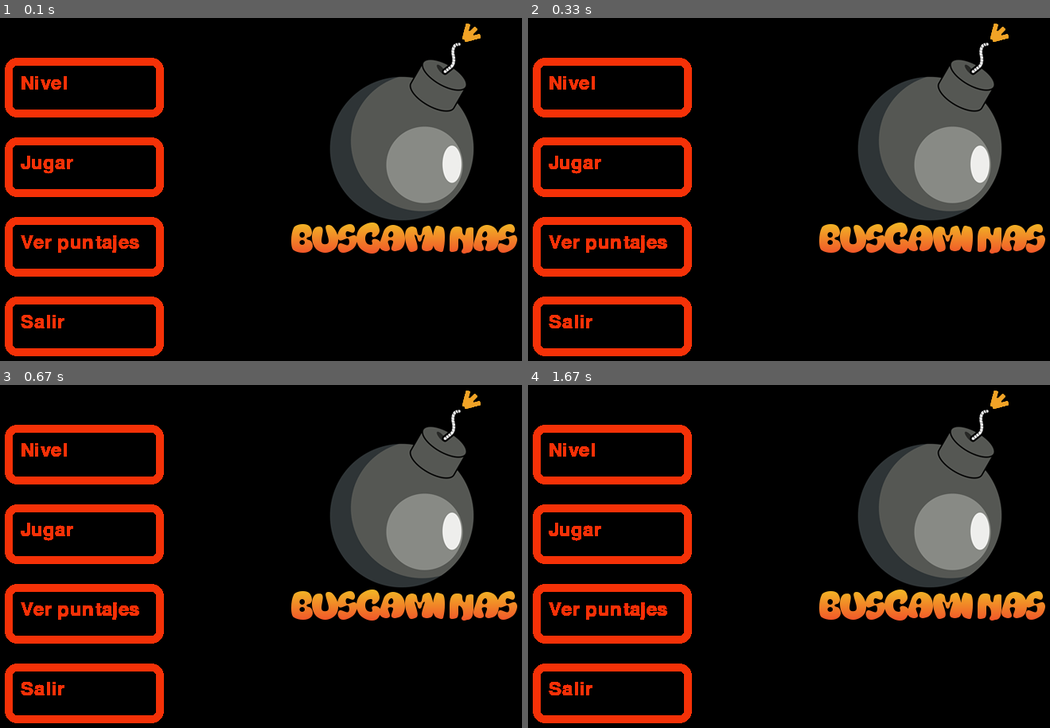
Above: before the commit, frames 1-4 (two rows, left to right).
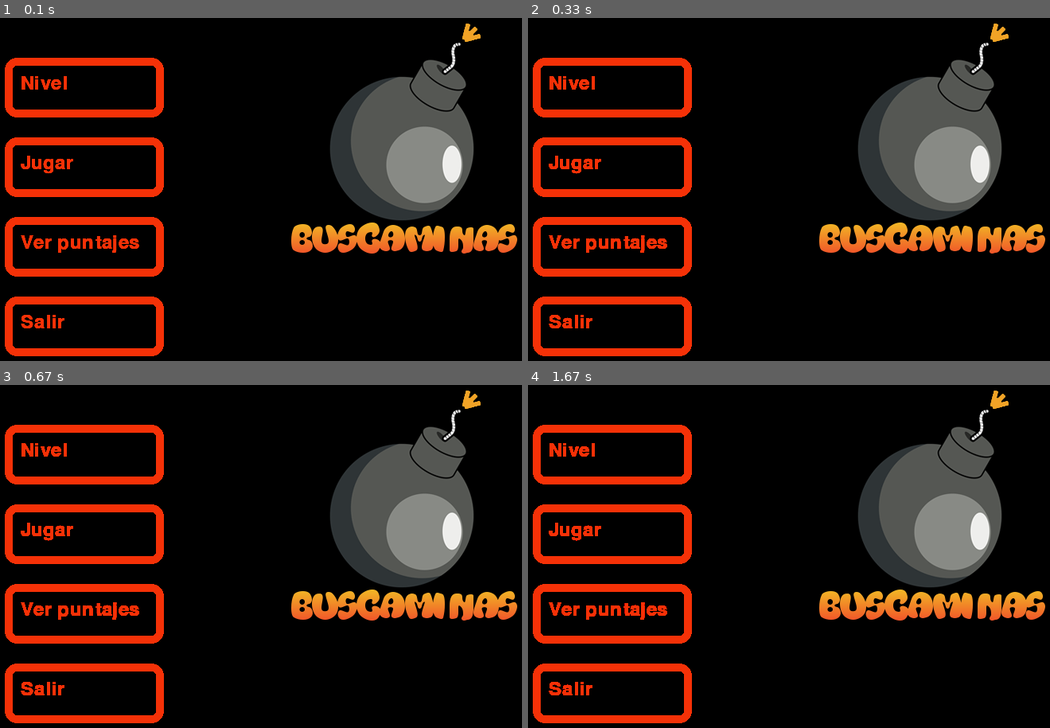
Above: after the commit, the same moments.

Repository: CristianEstMaida/pygame
Game: pygame game, started from segundo_parcial/juego_buscaminas.py
Two runs of this game, one before a commit and one after it. Both use one fixed random seed, a clock stepped at 60 frames per second and the inputs below.
Inputs:
- Up to frame 1 (0.1 s): no input
- Up to frame 2 (0.33 s): no input
- Up to frame 3 (0.67 s): no input
- Up to frame 4 (1.67 s): no input

The runs differ from the first frame. In frame 1, 0.1% of the frame differs, in the area x 3-27%, y 17-91%; in frame 2, less than 0.1%; in frame 3, less than 0.1%; in frame 4, less than 0.1%.

Commit message:
Update juego_buscaminas.py

Diff:
--- a/segundo_parcial/juego_buscaminas.py
+++ b/segundo_parcial/juego_buscaminas.py
@@ -1,26 +1,31 @@
 import pygame as pg
 from constantes_buscaminas import *
+
 pg.init()
 pg.mixer.init()
-
 pantalla = pg.display.set_mode(RESOLUCION_PANTALLA, pg.RESIZABLE)
 pg.display.set_caption("Buscaminas")
-imagen_mina = pg.image.load("segundo_parcial/assets/mina.jpg")
+ruta_imagen_mina = "segundo_parcial/assets/mina.jpg"
+imagen_mina = pg.image.load(ruta_imagen_mina)
 pg.display.set_icon(imagen_mina)
 imagen_buscaminas = pg.image.load("segundo_parcial/assets/buscaminas.png")
 posicion_buscaminas = (400, 0)
-nivel = pg.font.Font(None, 36).render("Nivel", True, COLOR_NARANJA)
+texto_nivel = pg.font.Font(None, 36).render("Nivel", True, COLOR_NARANJA)
 posicion_nivel = (70, 70)
-jugar = pg.font.Font(None, 36).render("Jugar", True, COLOR_NARANJA)
+texto_jugar = pg.font.Font(None, 36).render("Jugar", True, COLOR_NARANJA)
 posicion_jugar = (70, 170)
-puntajes = pg.font.Font(None, 36).render("Ver puntajes", True, COLOR_NARANJA)
+texto_puntajes = pg.font.Font(None, 36).render("Ver puntajes", True, COLOR_NARANJA)
 posicion_puntajes = (70, 270)
-salir = pg.font.Font(None, 36).render("Salir", True, COLOR_NARANJA)
+texto_salir = pg.font.Font(None, 36).render("Salir", True, COLOR_NARANJA)
 posicion_salir = (70, 370)
-pg.mixer.music.load("segundo_parcial/assets/buscaminas.mp3")
+ruta_musica_buscaminas = "segundo_parcial/assets/buscaminas.mp3"
+pg.mixer.music.load(ruta_musica_buscaminas)
 pg.mixer.music.set_volume(0.3)
 pg.mixer.music.play(-1)
-
+ruta_efecto_explosion = "pygame/explosion.mp3"
+explosion = pg.mixer.Sound(ruta_efecto_explosion)
+explosion.set_volume(0.25)
+reloj = pg.time.Clock()
 corriendo = True
 
 while corriendo == True:
@@ -28,14 +33,14 @@
         if evento.type == pg.QUIT:
             corriendo = False
     pantalla.blit(imagen_buscaminas, posicion_buscaminas)
-    pantalla.blit(nivel, posicion_nivel)
-    pantalla.blit(jugar, posicion_jugar)
-    pantalla.blit(puntajes, posicion_puntajes)
-    pantalla.blit(salir, posicion_salir)
+    pantalla.blit(texto_nivel, posicion_nivel)
+    pantalla.blit(texto_jugar, posicion_jugar)
+    pantalla.blit(texto_puntajes, posicion_puntajes)
+    pantalla.blit(texto_salir, posicion_salir)
     pg.draw.rect(pantalla, COLOR_NARANJA, (50, 50, 200, 75), width=10, border_radius=15)
     pg.draw.rect(pantalla, COLOR_NARANJA, (50, 150, 200, 75), width=10, border_radius=15)
     pg.draw.rect(pantalla, COLOR_NARANJA, (50, 250, 200, 75), width=10, border_radius=15)
     pg.draw.rect(pantalla, COLOR_NARANJA, (50, 350, 200, 75), width=10, border_radius=15)
-
+    reloj.tick(60)
     pg.display.flip()
 pg.quit()
